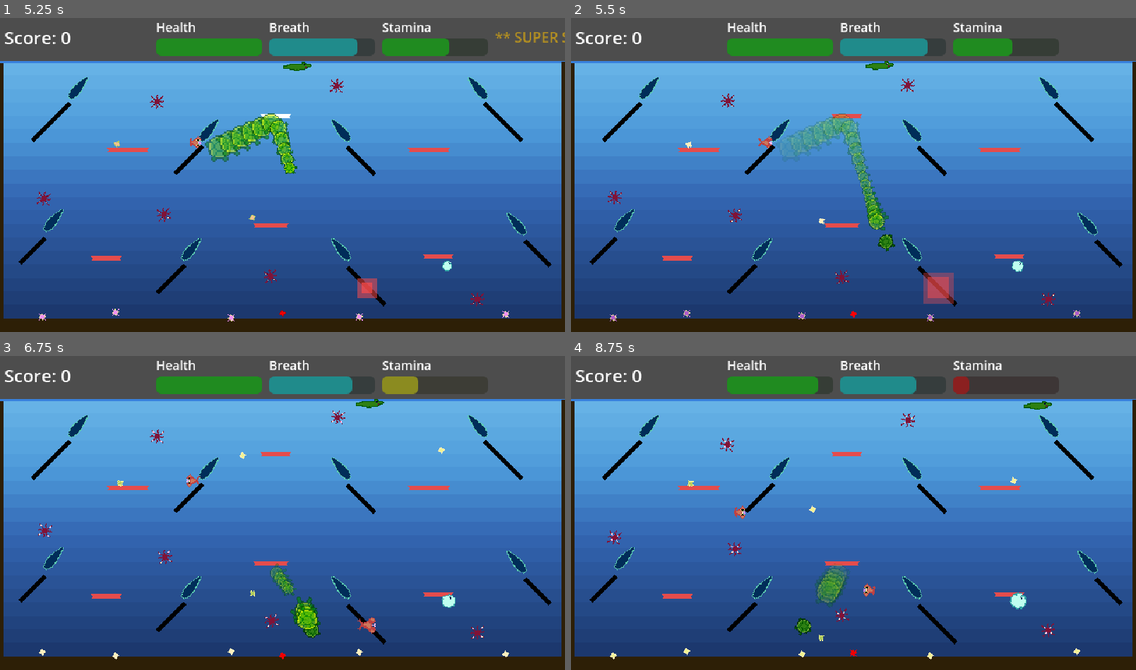
Above: before the commit, frames 1-4 (two rows, left to right).
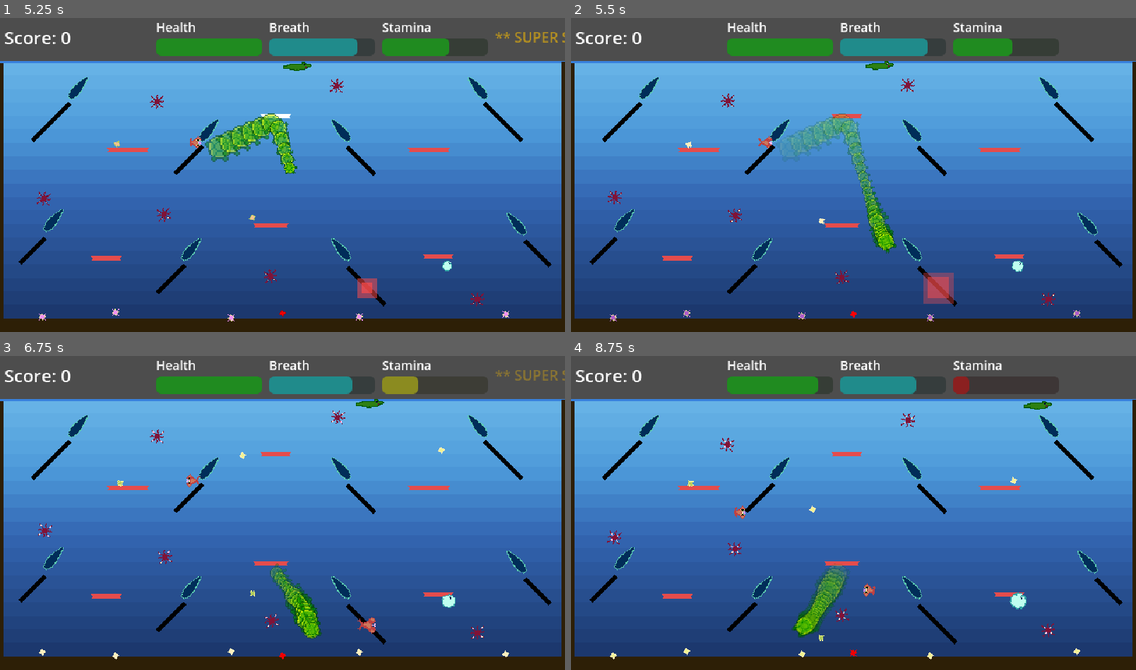
Above: after the commit, the same moments.

Repository: derftymutt/turtle-game
Game: Godot game, scene res://scenes/main.tscn
The game is run twice, just before and just after one commit, with the same random seed, the same clock (stepped at 60 frames per second) and the same inputs.
Inputs:
- Up to frame 1 (5.25 s): tap Enter (ui_accept) at 0.5, 0.77, 1.52, 3.02, 3.77, 4.52 s; hold D (move_right) 0.53-1.28 s; hold S (move_down) 1.28-2.03 s; hold D (move_right) 2.03-2.78 s; hold W (move_up) 2.78-3.53 s; hold Z (flipper_left) 3.53-5.03 s; hold S (move_down) from 5.03 s (still down)
- Up to frame 2 (5.5 s): keep holding S (move_down)
- Up to frame 3 (6.75 s): release S (move_down) at 5.78 s; hold D (move_right) 5.78-6.53 s; tap Enter (ui_accept) at 6.02 s; hold W (move_up) from 6.53 s (still down)
- Up to frame 4 (8.75 s): tap Enter (ui_accept) at 6.77, 7.52 s; release W (move_up) at 7.28 s; hold D (move_right) 7.28-8.03 s; hold S (move_down) from 8.03 s (still down)

Frame 1 is identical in both runs. In frame 2, 0.3% of the frame differs, in the area x 52-58%, y 64-76%; in frame 3, 0.6%; in frame 4, 0.6%, in the area x 39-47%, y 74-90%.

Commit message:
super speed invincible cooldown

Diff:
--- a/scripts/turtle_player.gd
+++ b/scripts/turtle_player.gd
@@ -24,7 +24,10 @@
 @export var super_speed_threshold: float = 300.0  # Velocity needed to activate
 @export var super_speed_damage: float = 100.0  # Damage dealt to enemies
 @export var super_speed_color: Color = Color(1.0, 0.8, 0.0, 1.0)  # Yellow/gold tint
+@export var super_speed_cooldown_duration: float = 0.5  # Invincibility extends this long after speed drops
 var is_super_speed: bool = false
+var is_super_speed_cooldown: bool = false  # True during cooldown period
+var super_speed_cooldown_timer: float = 0.0
 var super_speed_trail_timer: float = 0.0
 var super_speed_trail_interval: float = 0.01  # Spawn trail every 0.01 seconds
 
@@ -96,7 +99,16 @@
 	# Check super speed state
 	var current_speed = linear_velocity.length()
 	var was_super_speed = is_super_speed
+	var was_in_cooldown = is_super_speed_cooldown
+
+	# Active super speed requires high velocity
 	is_super_speed = current_speed >= super_speed_threshold
+
+	# Handle cooldown timer
+	if is_super_speed_cooldown:
+		super_speed_cooldown_timer -= delta
+		if super_speed_cooldown_timer <= 0:
+			is_super_speed_cooldown = false
 
 	# Super speed visual feedback
 	if is_super_speed:
@@ -107,13 +119,22 @@
 			if hud:
 				hud.set_super_speed_active(true)
 			_create_super_speed_burst()  # Big visual pop!
+	elif is_super_speed_cooldown:
+		# During cooldown - keep visuals but with pulsing effect to show it's ending
+		_apply_cooldown_visuals(delta)
 	else:
 		_remove_super_speed_visuals()
 
-		# State change - just exited super speed
-		if was_super_speed:
+		# State change - just exited super speed (not in cooldown)
+		if was_super_speed or was_in_cooldown:
 			if hud:
 				hud.set_super_speed_active(false)
+
+	# Transition from active super speed to cooldown
+	if was_super_speed and not is_super_speed and not is_super_speed_cooldown:
+		# Just dropped below threshold - start cooldown
+		is_super_speed_cooldown = true
+		super_speed_cooldown_timer = super_speed_cooldown_duration
 
 	# Apply ocean physics
 	if ocean:
@@ -250,8 +271,8 @@
 	apply_central_impulse(direction * thrust_force * force_multiplier)
 
 func take_damage(amount: float):
-	# Invincible during super speed!
-	if is_super_speed:
+	# Invincible during super speed AND during cooldown!
+	if is_super_speed or is_super_speed_cooldown:
 		return
 
 	current_health -= amount
@@ -326,7 +347,7 @@
 
 func _on_super_speed_area_entered(body: Node2D):
 	"""Detect enemies entering super speed range"""
-	# Only damage during super speed
+	# Damage enemies during active super speed (not cooldown)
 	if not is_super_speed:
 		return
 
@@ -353,7 +374,30 @@
 	super_speed_trail_timer += delta
 	if super_speed_trail_timer >= super_speed_trail_interval:
 		super_speed_trail_timer = 0.0
-		_spawn_motion_trail()
+		_spawn_motion_trail(1.0)  # Full intensity during active super speed
+
+func _apply_cooldown_visuals(delta: float):
+	"""Apply fading glow effect during cooldown period"""
+	var sprite = $AnimatedSprite2D
+	if sprite:
+		# Calculate fade factor (1.0 at start of cooldown, 0.0 at end)
+		var fade_factor = super_speed_cooldown_timer / super_speed_cooldown_duration
+
+		# Smoothly transition from bright gold to normal white
+		var cooldown_color = Color(2.0, 1.5, 0.0, 1.0).lerp(Color.WHITE, 1.0 - fade_factor)
+		sprite.modulate = cooldown_color
+
+		# Smooth pulse that gradually reduces in intensity
+		var pulse_intensity = 0.2 * fade_factor  # Starts at 0.2, fades to 0
+		var pulse = 1.0 + sin(Time.get_ticks_msec() * 0.02) * pulse_intensity
+		sprite.scale = Vector2.ONE * pulse
+
+	# Keep spawning trails at same rate for smooth visual continuity
+	super_speed_trail_timer += delta
+	if super_speed_trail_timer >= super_speed_trail_interval:
+		super_speed_trail_timer = 0.0
+		var fade_factor = super_speed_cooldown_timer / super_speed_cooldown_duration
+		_spawn_motion_trail(fade_factor)  # Pass fade_factor for dimmer trails
 
 func _remove_super_speed_visuals():
 	"""Remove super speed visual effects"""
@@ -362,7 +406,7 @@
 		sprite.modulate = Color.WHITE
 		sprite.scale = Vector2.ONE
 
-func _spawn_motion_trail():
+func _spawn_motion_trail(intensity: float = 1.0):
 	"""Create a fading afterimage trail effect"""
 	var sprite = $AnimatedSprite2D
 	if not sprite:
@@ -374,15 +418,22 @@
 	trail.global_position = global_position
 	trail.global_rotation = sprite.global_rotation
 	trail.scale = sprite.scale * 1.2  # Slightly bigger!
-	trail.modulate = Color(2.0, 1.5, 0.0, 0.8)  # Brighter and more opaque
+
+	# Color intensity fades during cooldown
+	var trail_color = Color(2.0, 1.5, 0.0, 0.8 * intensity)
+	trail.modulate = trail_color
 	trail.z_index = 10  # High z_index to appear above ocean layer!
 
 	# Add to scene
 	get_parent().add_child(trail)
 
-	# Fade out slower so trails are more visible
+	# Fade out - duration scales with intensity for smooth transition
+	var fade_duration = 0.5 * intensity
+	if fade_duration < 0.2:
+		fade_duration = 0.2  # Minimum fade duration
+
 	var tween = create_tween()
-	tween.tween_property(trail, "modulate:a", 0.0, 0.5)  # Was 0.3, now 0.5
+	tween.tween_property(trail, "modulate:a", 0.0, fade_duration)
 	tween.tween_callback(trail.queue_free)
 
 func _create_super_speed_burst():
